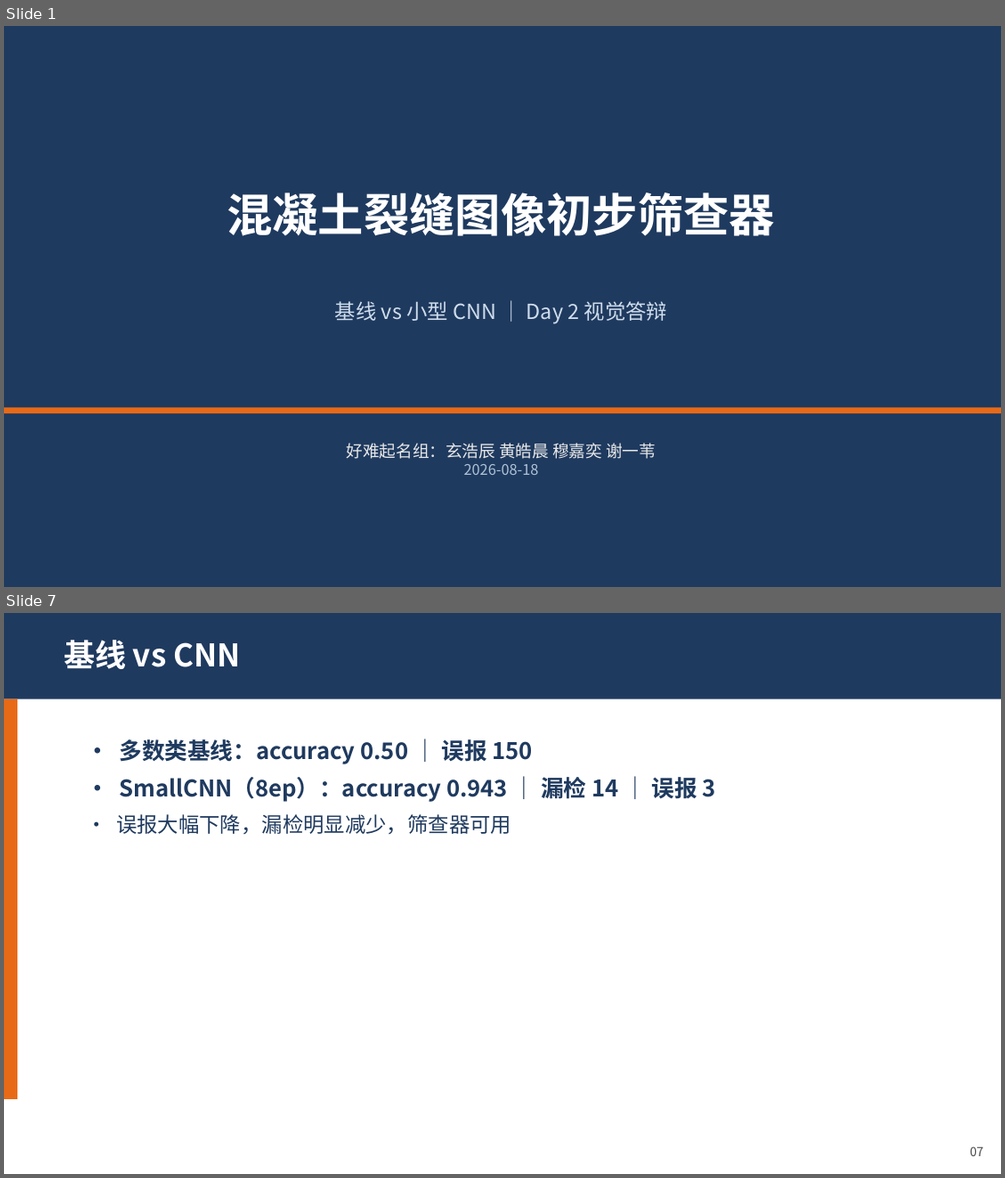
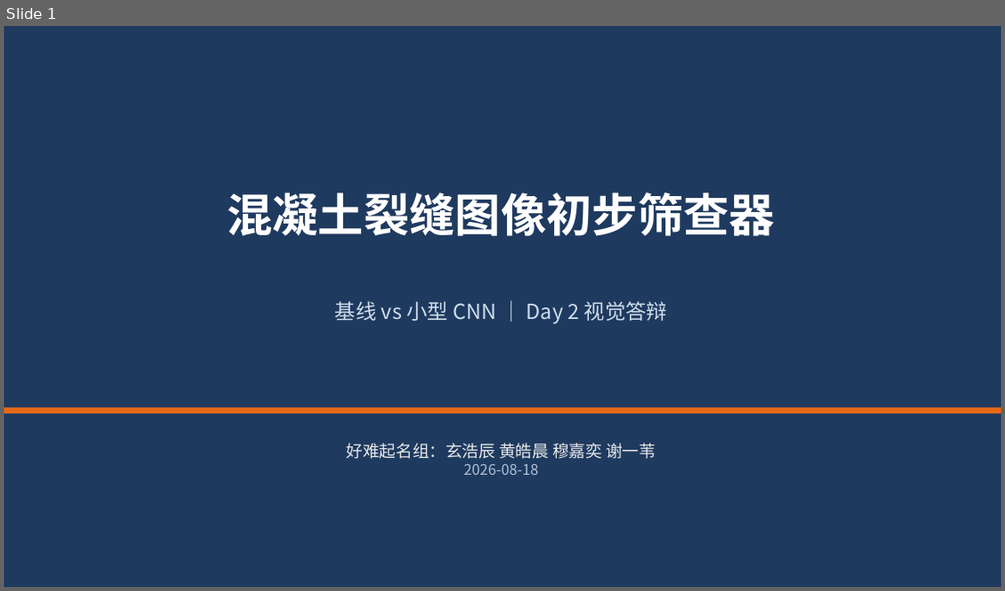
Before and after one commit to tissuefish/ai-camp-2026-d2-xuanhaochen-u202410766, a slide deck: presentation.pptx. Shown one above the other, each under a label of ours: slides 1 and 7 before the commit, slide 1 after it; the slides between them are not shown. The pictures are 1005x1178 and 1005x591 pixels, drawn with LibreOffice and Linux fonts; fonts in the diff are those of the drawing. Boxes give left, top, right and bottom in pixels: in the first picture for what was removed or moved away, otherwise in the second. Text is boxed around its words. In the diff, an @@ line names an element or a change of style, - is before the commit and + after.

```diff
--- a/presentation.pptx
+++ b/presentation.pptx
@@ slide 7 removed at bbox=[4, 613, 1001, 1174], background #FFFFFF @@
@@ rectangle removed at bbox=[4, 613, 1001, 699] @@
@@ text removed at bbox=[64, 640, 240, 669] @@
-基线 vs CNN
@@ rectangle removed at bbox=[4, 699, 17, 1099] @@
@@ text removed at bbox=[116, 739, 716, 835] @@
-• 多数类基线：accuracy 0.50 ｜ 误报 150
-• SmallCNN（8ep）：accuracy 0.943 ｜ 漏检 14 ｜ 误报 3
-• 误报大幅下降，漏检明显减少，筛查器可用
@@ text removed at bbox=[970, 1146, 984, 1156] @@
-07
```
Also in this commit, not shown: 4 slides changed, 5 other slides removed.
